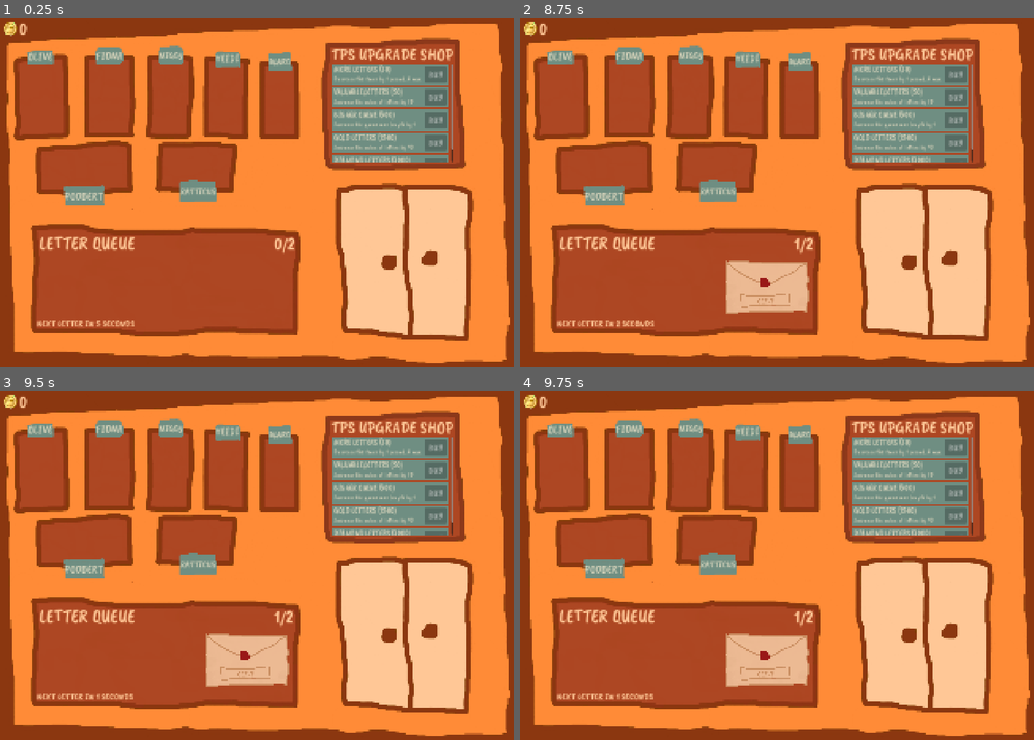
Above: before the commit, frames 1-4 (two rows, left to right).
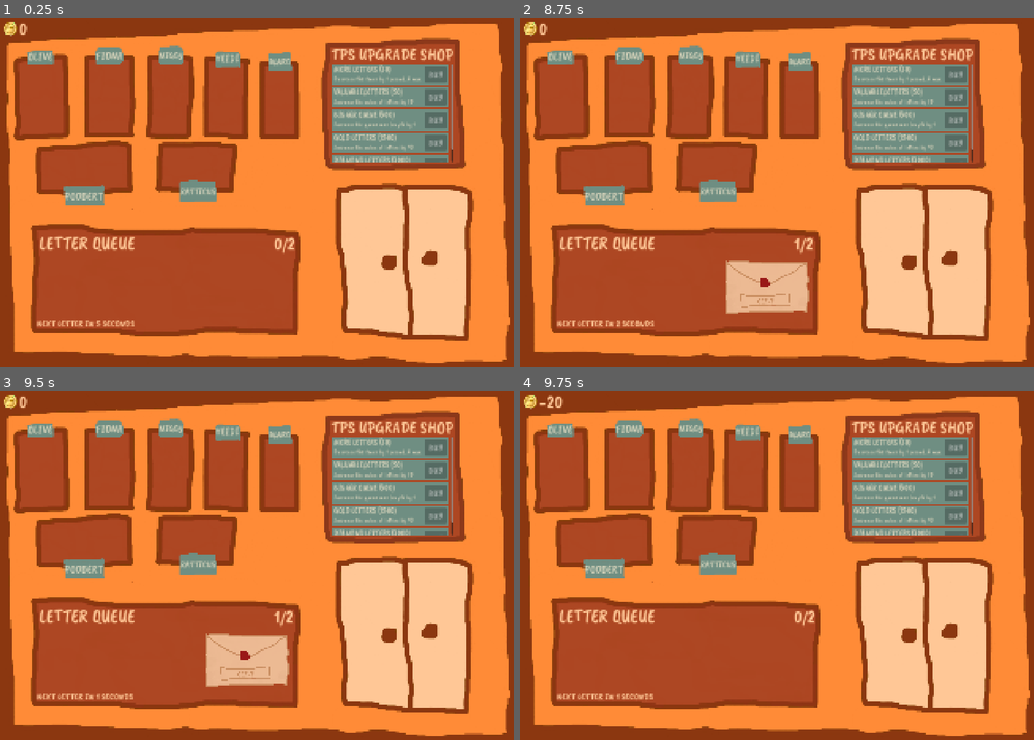
Above: after the commit, the same moments.

Repository: Nathan5471/ancient-terra-mail
Game: Godot game, scene res://main.tscn
The game is run twice, just before and just after one commit, with the same random seed, the same clock (stepped at 60 frames per second) and the same inputs. The project has no main scene, so this scene is started directly.
Inputs (mouse positions are in pixels of both pictures, inside the frame that each line leads up to):
- Up to frame 1 (0.25 s): no input
- Up to frame 2 (8.75 s): tap Enter at 0.5, 2.75, 4.25 s; move the mouse to (561, 98) at 0.52 s; hold Up 0.53-2.03 s; tap Alt every 1.5 s from 0.6 to 8.1 s; click (561, 98) at 0.67 s; tap Space at 1.25, 3.5, 5.75 s; move the mouse to (627, 94) at 1.27 s; tap Shift every 1.5 s from 1.35 to 7.35 s; click (627, 94) at 1.42 s; move the mouse to (689, 98) at 2.02 s; hold Left 2.03-3.53 s; click (689, 98) at 2.17 s; move the mouse to (746, 98) at 2.77 s; click (746, 98) at 2.92 s; move the mouse to (797, 101) at 3.52 s; hold Down 3.53-4.28 s; click (797, 101) at 3.67 s; move the mouse to (602, 168) at 4.27 s; hold Right 4.28-5.03 s; click (602, 168) at 4.42 s; move the mouse to (715, 168) at 5.02 s; hold Up 5.03-5.78 s; click (715, 168) at 5.17 s; move the mouse to (766, 286) at 5.77 s; hold Right 5.78-8.03 s; click (766, 286) at 5.92 s; move the mouse to (751, 265) at 6.52 s; move the mouse to (936, 248) at 7.27 s; click (936, 248) at 7.42 s; move the mouse to (622, 140) at 8.02 s; hold Down from 8.03 s (still down)
- Up to frame 3 (9.5 s): move the mouse to (287, 565) at 8.77 s; release Down at 8.78 s; hold Left from 8.78 s (still down); tap Shift at 8.85 s
- Up to frame 4 (9.75 s): move the mouse to (699, 478) at 9.52 s; release Left at 9.53 s; hold Up from 9.53 s (still down); tap Alt at 9.6 s; click (699, 478) at 9.67 s

Frames 1-3 are identical in both runs. In frame 4, 2.6% of the frame differs, in the area x 3-58%, y 1-85%.
Error after the commit: Cannot call method 'queue_free' on a null value. (res://scripts/manager.gd:69)

Commit message:
Add deduction for wrong deliveries

Diff:
--- a/main.tscn
+++ b/main.tscn
@@ -417,7 +417,7 @@
 theme_override_colors/font_color = Color(0.7921569, 0.7882353, 0.69803923, 1)
 theme_override_fonts/font = ExtResource("3_h2yge")
 theme_override_font_sizes/font_size = 16
-text = "Multiplies the value of letters by 2"
+text = "Multiplies the value of letters by 1"
 
 [node name="Button" type="Button" parent="Shop/Upgrades/Container/Upgrade5" unique_id=1841276516]
 layout_mode = 0
--- a/scripts/manager.gd
+++ b/scripts/manager.gd
@@ -65,7 +65,10 @@
 		updateCoinCount(coinCount + letterValue * letterMultiplier)
 		lettersDelivered += 1
 	else:
-		pickedUpLetter = null
+		lettersInQueue.erase(pickedUpLetter)
+		pickedUpLetter.queue_free()
+		handleRepositionLetters()
+		updateCoinCount(coinCount - letterValue * letterMultiplier * 2)
 
 func handleBuyUpgrade(upgradeNumber: int, upgradeCost: int) -> bool:
 	if (upgradeCost > coinCount):
@@ -80,7 +83,7 @@
 	elif (upgradeNumber == 3):
 		letterValue += 50
 	elif (upgradeNumber == 4):
-		letterMultiplier *= 2
+		letterMultiplier += 1
 	return true
 
 func handleLose() -> void:
